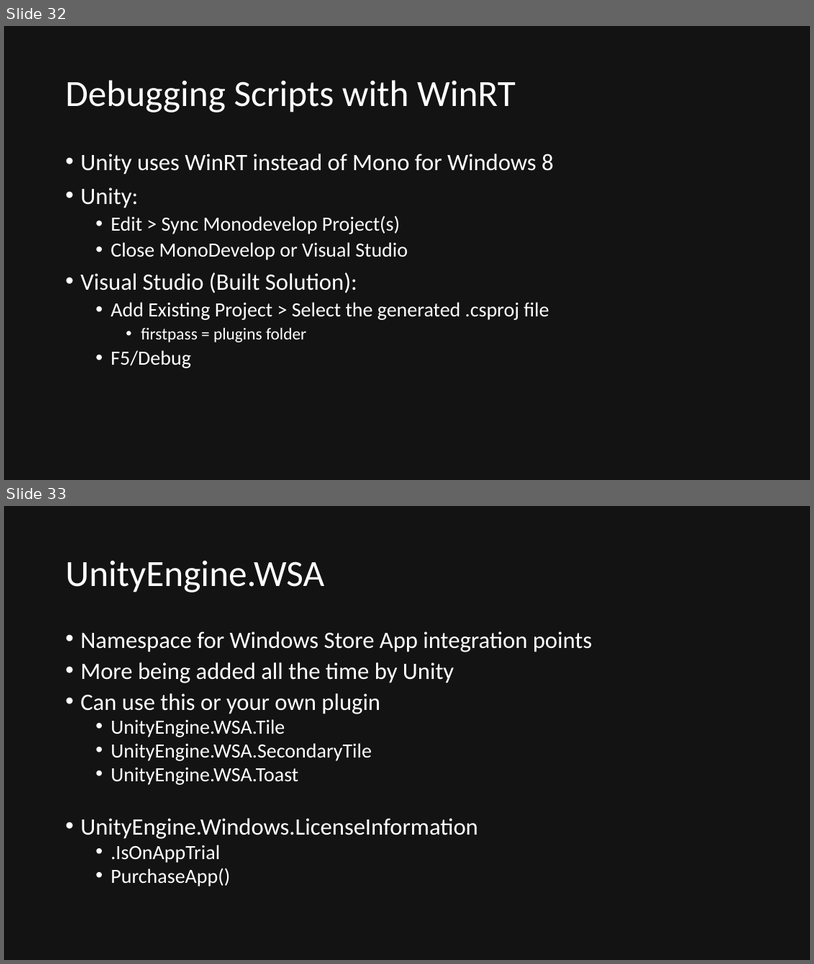
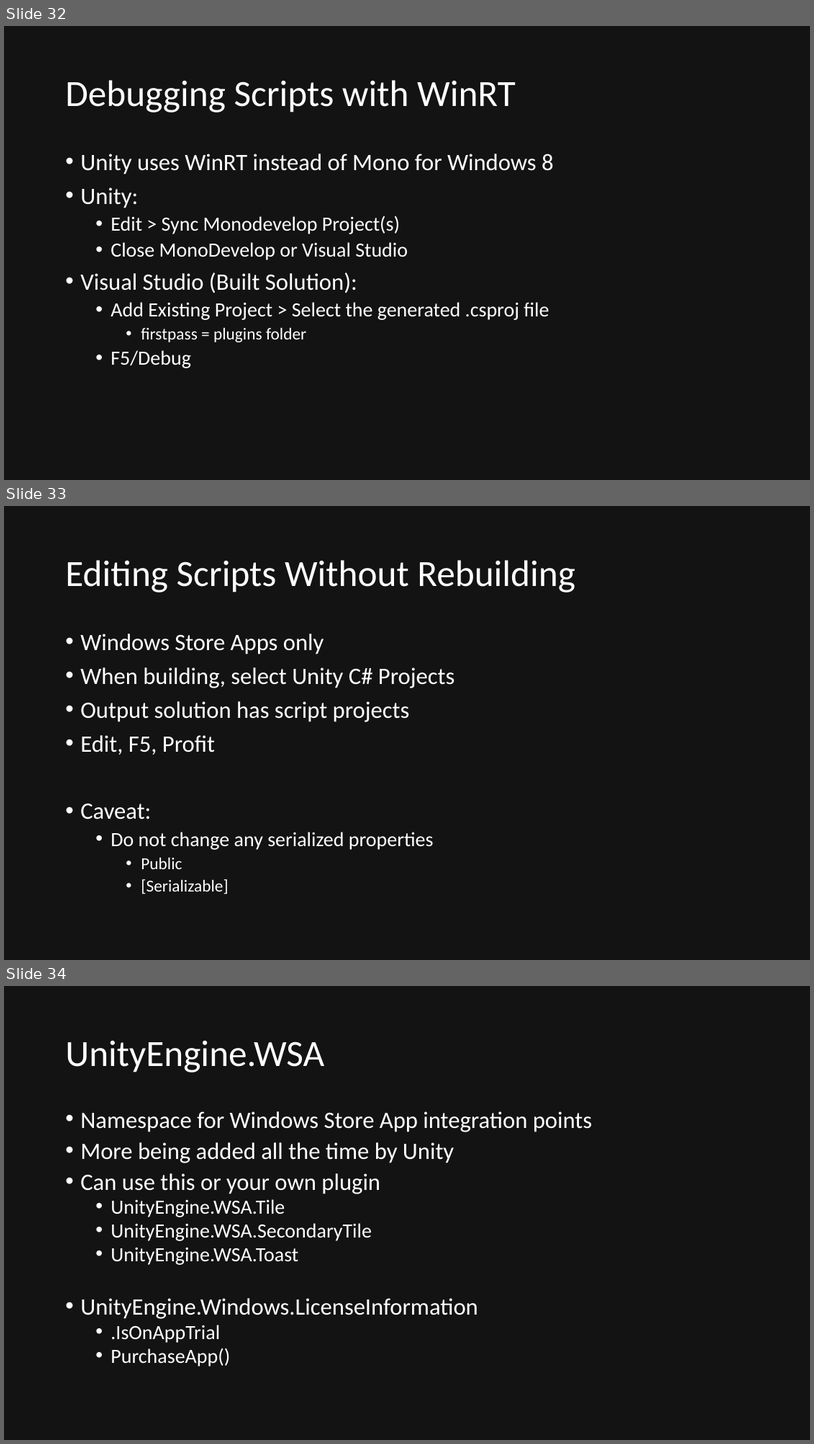
Before and after one commit to quandtm/UnitySTWorkshop, a slide deck: ST_Unity_101.pptx. Shown one above the other, each under a label of ours: slides 32 and 33 before the commit, slides 32, 33 and 34 after it. The pictures are 814x964 and 814x1444 pixels, drawn with LibreOffice and Linux fonts; fonts in the diff are those of the drawing. Boxes give left, top, right and bottom in pixels: in the first picture for what was removed or moved away, otherwise in the second. Text is boxed around its words. In the diff, an @@ line names an element or a change of style, - is before the commit and + after.

```diff
--- a/ST_Unity_101.pptx
+++ b/ST_Unity_101.pptx
@@ slide 33 added at [4,506,810,960], background #131313 @@
@@ title added at [65,560,576,592], 44 pt, text #FFFFFF @@
+Editing Scripts Without Rebuilding
@@ text added at [80,633,455,894], 28 pt, text #FFFFFF @@
+• Windows Store Apps only
+• When building, select Unity C# Projects
+• Output solution has script projects
+• Edit, F5, Profit
+• Caveat:
+  • Do not change any serialized properties
+    • Public
+    • [Serializable]
@@ what was slide 33 is now slide 34 @@
```
